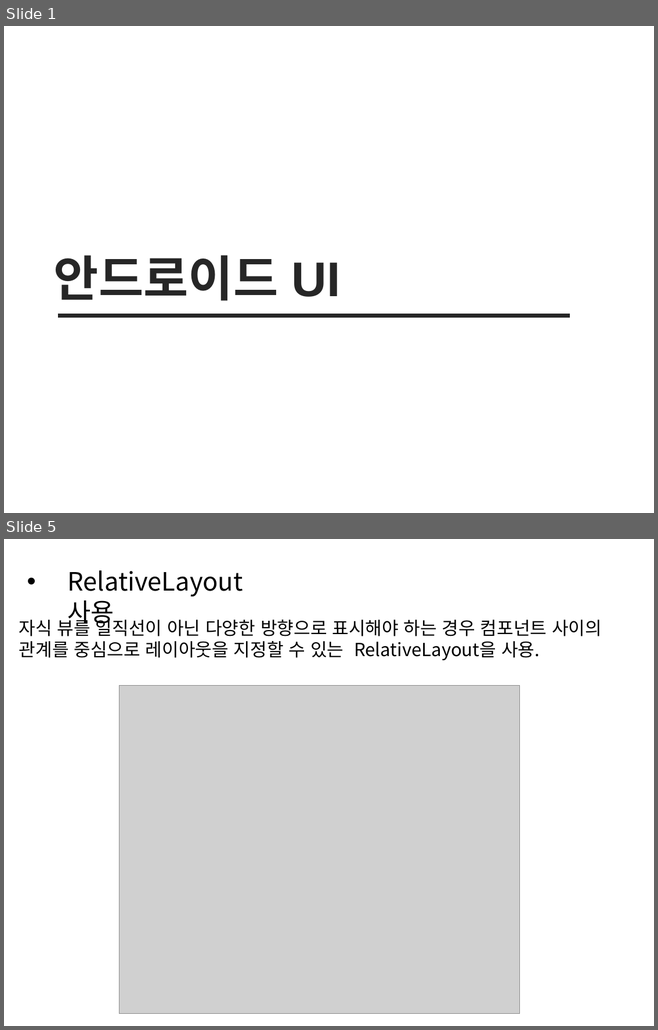
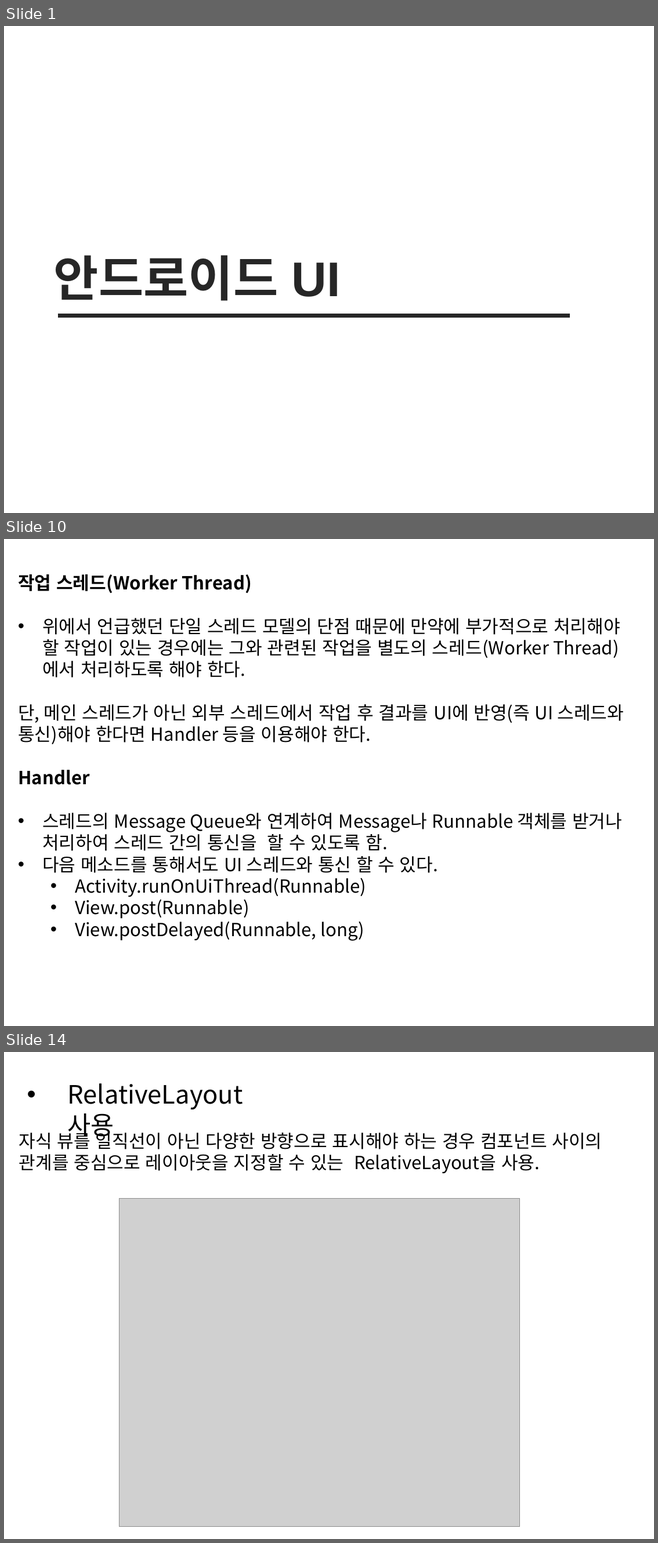
Before and after one commit to sc545/Beacon, a slide deck: 안드로이드 UI.pptx. Shown one above the other, each under a label of ours: slides 1 and 5 before the commit, slides 1, 10 and 14 after it; the slides between them are not shown. The pictures are 658x1030 and 658x1543 pixels, drawn with LibreOffice and Linux fonts; fonts in the diff are those of the drawing; grey boxes stand for pictures. Boxes give left, top, right and bottom in pixels: in the first picture for what was removed or moved away, otherwise in the second. Text is boxed around its words. In the diff, an @@ line names an element or a change of style, - is before the commit and + after.

```diff
--- a/안드로이드 UI.pptx
+++ b/안드로이드 UI.pptx
@@ slide 10 added at [4, 539, 654, 1026], background #FFFFFF @@
@@ text added at [18, 574, 623, 941], 20 pt, text #000000 @@
+작업 스레드(Worker Thread)
+• 위에서 언급했던 단일 스레드 모델의 단점 때문에 만약에 부가적으로 처리해야 할 작업이 있는 경우에는 그와 관련된 작업을 별도의 스레드(Worker Thread)에서 처리하도록 해야 한다.
+단, 메인 스레드가 아닌 외부 스레드에서 작업 후 결과를 UI에 반영(즉 UI 스레드와 통신)해야 한다면 Handler 등을 이용해야 한다.
+Handler
+• 스레드의 Message Queue와 연계하여 Message나 Runnable 객체를 받거나 처리하여 스레드 간의 통신을 할 수 있도록 함.
+• 다음 메소드를 통해서도 UI 스레드와 통신 할 수 있다.
+  • Activity.runOnUiThread(Runnable)
+  • View.post(Runnable)
+  • View.postDelayed(Runnable, long)
@@ what was slide 5 is now slide 14 @@
```
Also in this commit, not shown: 1 slide changed, 11 other slides added, 3 slides removed, 53 other files.
